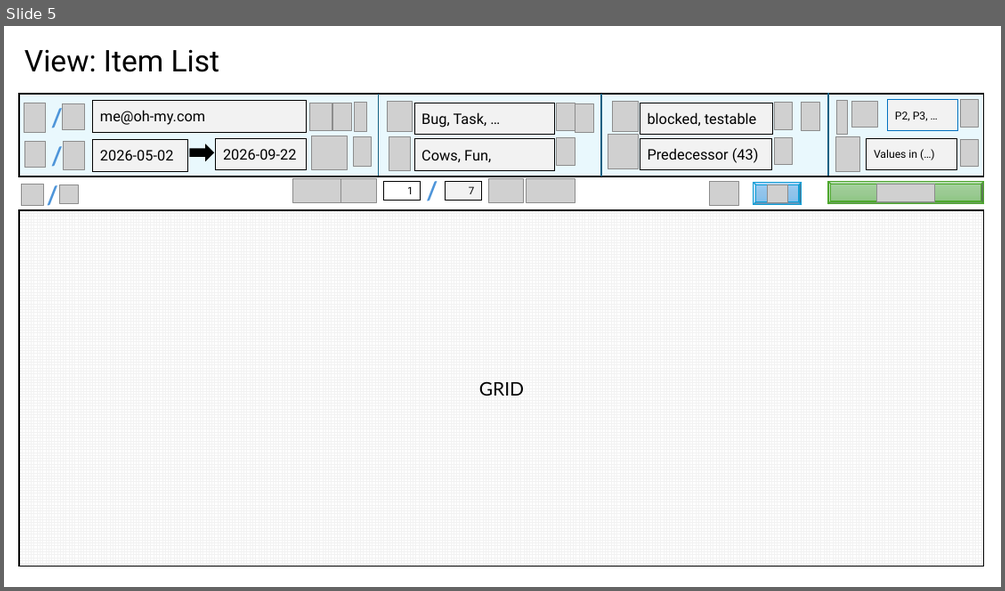
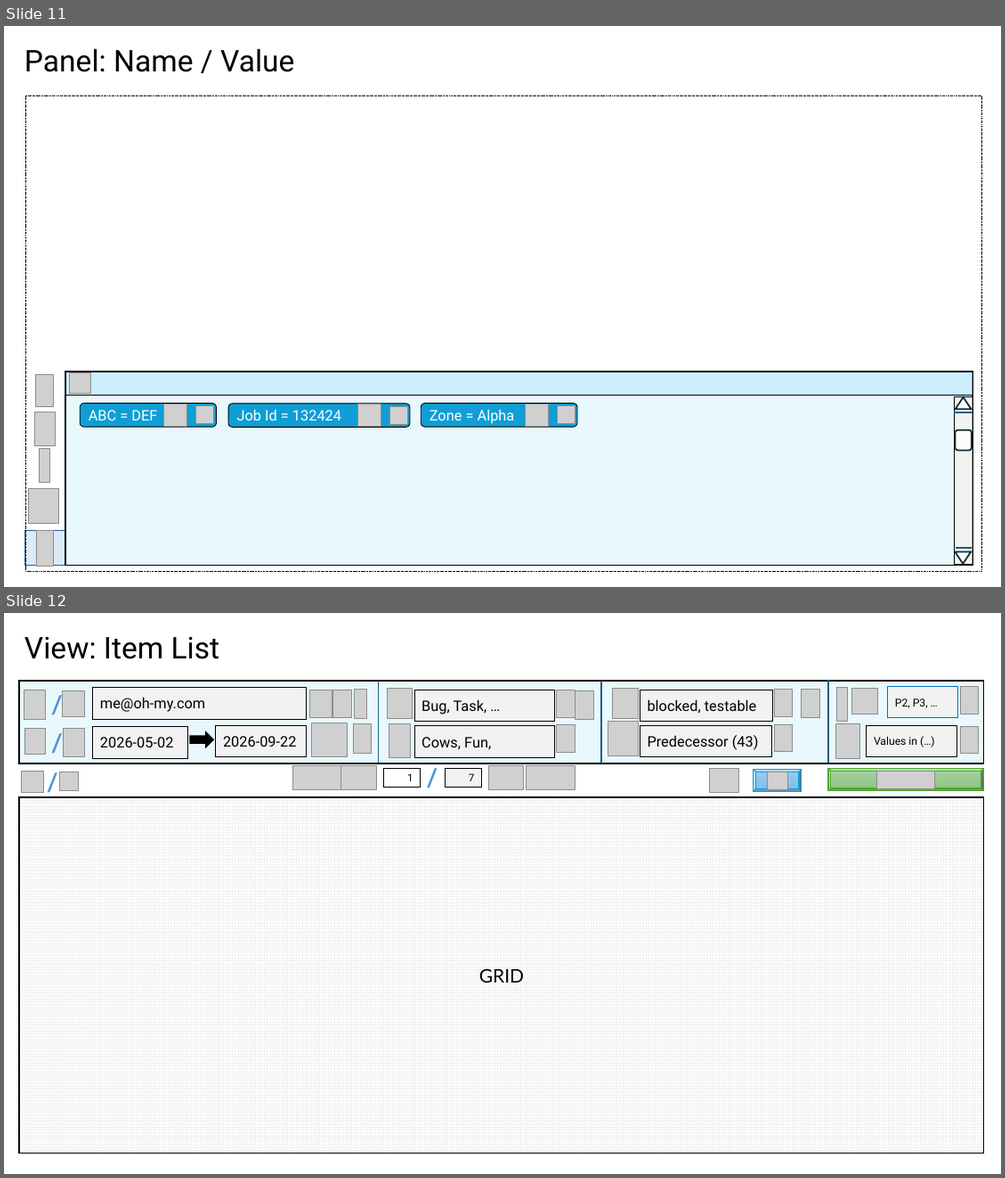
Before and after one commit to BlitzkriegSoftware/item_organizer, a slide deck: docs/ui-design.pptx. Shown one above the other, each under a label of ours: slide 5 before the commit, slides 11 and 12 after it. The pictures are 1005x591 and 1005x1178 pixels, drawn with LibreOffice and Linux fonts; fonts in the diff are those of the drawing; grey boxes stand for pictures; background and template pictures are left out. Boxes give left, top, right and bottom in pixels: in the first picture for what was removed or moved away, otherwise in the second. Text is boxed around its words. In the diff, an @@ line names an element or a change of style, - is before the commit and + after.

```diff
--- a/docs/ui-design.pptx
+++ b/docs/ui-design.pptx
@@ slide 11 added at [4, 26, 1001, 587], background #FFFFFF @@
@@ title added at [24, 48, 294, 72], 28.8 pt, text #000000 @@
+Panel: Name / Value
@@ rectangle added at [25, 95, 981, 572], outline #000000 0.25 pt dashed @@
@@ rectangle added at [65, 371, 972, 565], fill #CAEEFB at 40% opacity, outline #000000 1.5 pt @@
@@ rectangle added at [65, 371, 972, 395], fill #CAEEFB, outline #000000 0.25 pt @@
@@ picture added at [35, 375, 54, 407] @@
@@ picture added at [69, 373, 90, 394] @@
@@ picture added at [34, 412, 56, 445] @@
@@ rounded rectangle added at [80, 402, 216, 426], fill #0F9ED5, outline #000000 0.75 pt, 14 pt, text #FFFFFF @@
+ABC = DEF
@@ picture added at [164, 403, 187, 426] @@
@@ picture added at [196, 406, 214, 424] @@
@@ rounded rectangle added at [228, 403, 410, 427], fill #0F9ED5, outline #000000 0.75 pt, 14 pt, text #FFFFFF @@
+Job Id = 132424
@@ picture added at [357, 403, 380, 426] @@
@@ picture added at [390, 406, 408, 424] @@
@@ rounded rectangle added at [421, 402, 577, 426], fill #0F9ED5, outline #000000 0.75 pt, 14 pt, text #FFFFFF @@
+Zone = Alpha
@@ picture added at [526, 403, 549, 426] @@
@@ picture added at [558, 406, 575, 424] @@
@@ picture added at [39, 449, 49, 483] @@
@@ picture added at [29, 489, 59, 524] @@
@@ rectangle added at [25, 531, 65, 565], fill #DCEAF7, outline #215F9A 1 pt @@
@@ picture added at [37, 531, 53, 566] @@
@@ group added at [955, 396, 972, 564]: 2 triangles, 2 lines, 1 rectangle, 1 rounded rectangle @@
@@ what was slide 5 is now slide 12 @@
```
Also in this commit, not shown: 4 slides changed, 7 other slides added, 8 other files.
